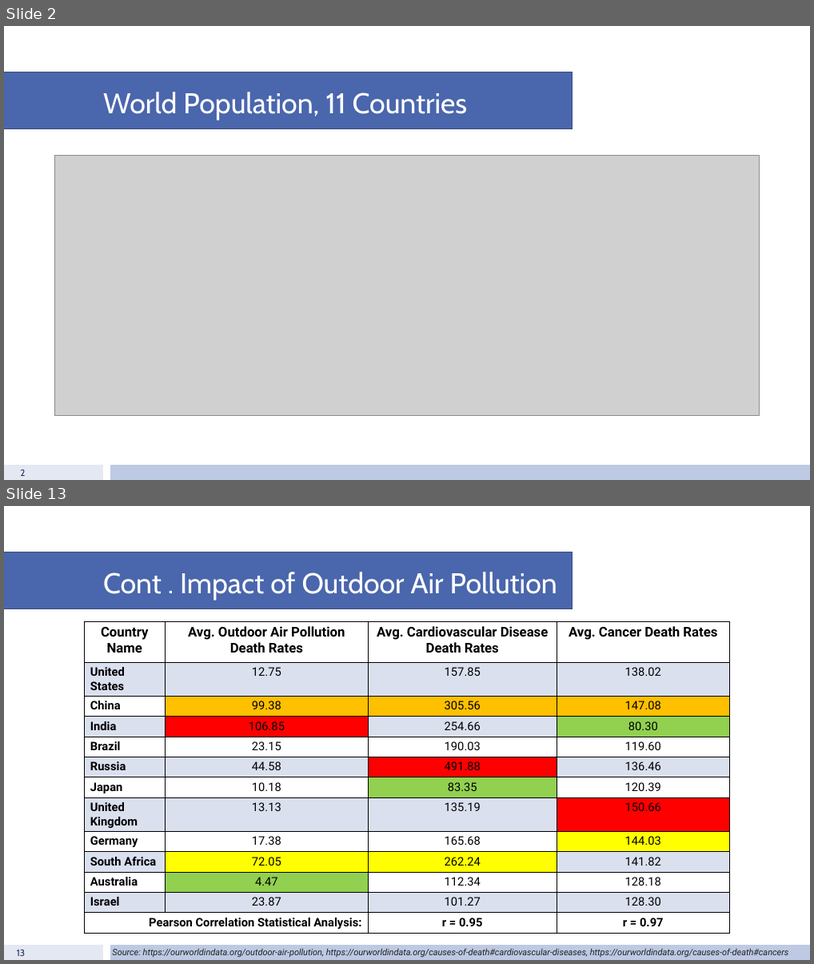
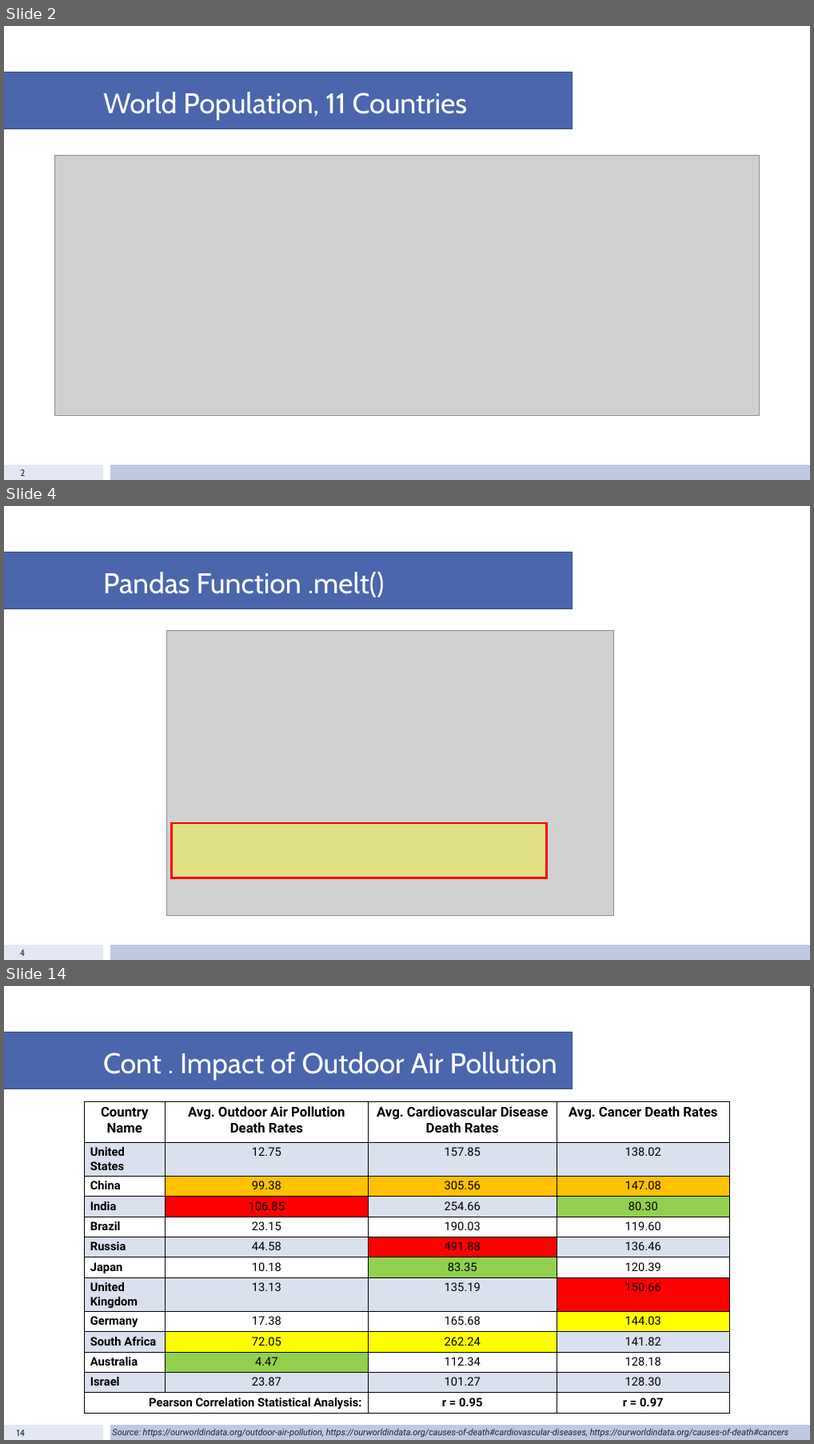
Before and after one commit to fiyang89/project-1-group-8, a slide deck: Population.pptx. Shown one above the other, each under a label of ours: slides 2 and 13 before the commit, slides 2, 4 and 14 after it; the slides between them are not shown. The pictures are 814x964 and 814x1444 pixels, drawn with LibreOffice and Linux fonts; fonts in the diff are those of the drawing; grey boxes stand for pictures. Boxes give left, top, right and bottom in pixels: in the first picture for what was removed or moved away, otherwise in the second. Text is boxed around its words. In the diff, an @@ line names an element or a change of style, - is before the commit and + after.

```diff
--- a/Population.pptx
+++ b/Population.pptx
@@ slide 4 added at box(4, 506, 810, 960), background #FFFFFF; not listed: 3 template elements that a slide beside it also shows @@
@@ title added at box(103, 572, 385, 597), 34 pt, text #FFFFFF @@
+Pandas Function .melt()
@@ picture added at box(166, 630, 614, 915) @@
@@ rectangle added at box(171, 823, 546, 878), fill #FFFF00 at 35% opacity, outline #FF0000 2.25 pt @@
@@ page number added at box(20, 949, 25, 956), 11 pt, text #253356 @@
+4
@@ what was slide 13 is now slide 14 @@
@@ page number at box(17, 1429, 26, 1436): text changed @@
-13
+14
```
Also in this commit, not shown: 9 slides changed, 2 other slides added, 2 slides removed.
